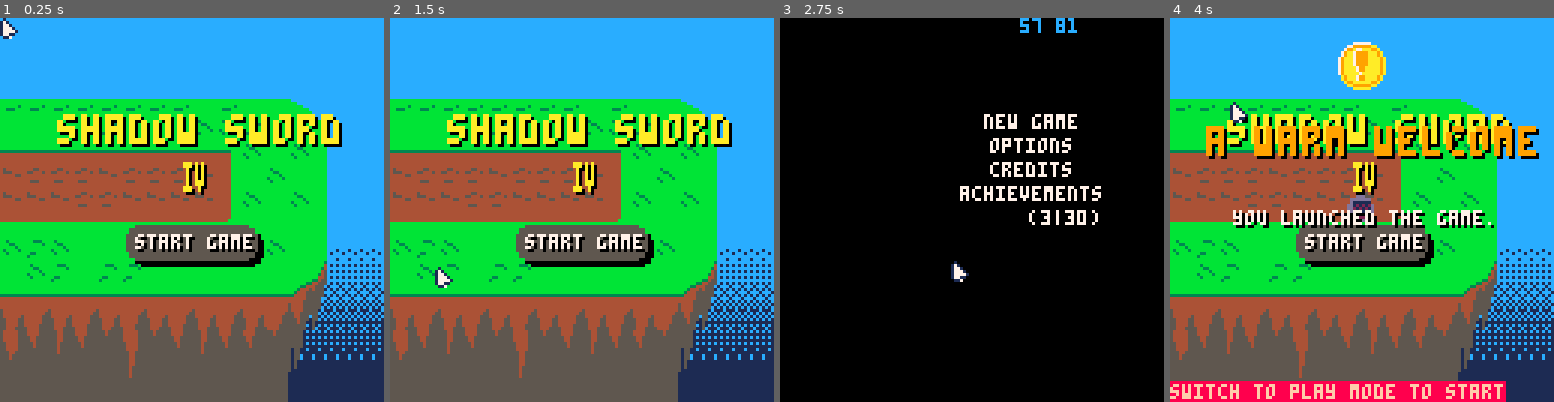
Above: before the commit, frames 1-4 (left to right).
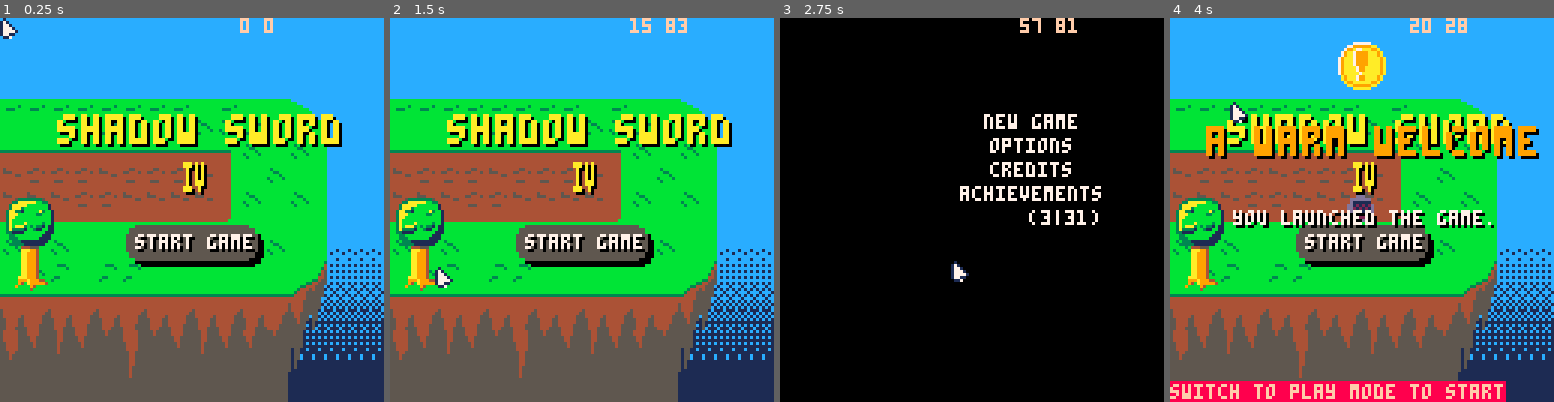
Above: after the commit, the same moments.

Repository: Mastoast/LDJam58
Game: PICO-8 cartridge ldjam58.p8
The game is run twice, just before and just after one commit, with the same random seed, the same clock (stepped at 60 frames per second) and the same inputs.
Inputs (mouse positions are in pixels of both pictures, inside the frame that each line leads up to):
- Up to frame 1 (0.25 s): no input
- Up to frame 2 (1.5 s): tap X (X key) at 0.33, 1.07 s; click (670, 121) at 0.67 s; tap O (Z key) at 0.7 s; click (436, 267) at 1.22 s
- Up to frame 3 (2.75 s): hold Right 1.6-2.1 s; tap O (Z key) at 1.7, 2.1, 2.5 s; click (887, 114) at 1.77 s; tap X (X key) at 1.85 s; hold Up 2.15-2.42 s; click (952, 259) at 2.32 s; hold Right from 2.47 s (still down)
- Up to frame 4 (4 s): click (1404, 106) at 2.87 s; tap O (Z key) at 2.9, 3.3, 3.7 s; tap X (X key) at 2.97 s; release Right at 3.03 s; hold Left 3.08-3.58 s; click (1465, 256) at 3.42 s; hold Down 3.63-3.97 s; click (1231, 102) at 3.97 s

The runs differ from the first frame. In frame 1, 1.8% of the frame differs, in the area x 1-72%, y 0-72%; in frame 2, 1.9%; in frame 3, 0.3%; in frame 4, 2.0%, in the area x 1-78%, y 0-72%.

Commit message:
Add tree achievement

Diff:
--- a/achievements.lua
+++ b/achievements.lua
@@ -28,6 +28,7 @@
     {code = "do_you_remember", name ="\^t\^wdo you remember?", description = "you've got to master them all to become the avatar.", tip = "water isn't so bad."},
     {code = "terminator_two", name ="\^t\^wthe judgement day", description = "hasta la vista baby", tip = "he said he would be back."},
     {code = "die_hard", name ="\^t\^who ho ho, now I have a machine gun", description = "no it really is a christmas movie!", tip = "it's a christmas movie !"},
+    {code = "tree", name ="\^t\^warbre", description = "arbre desc", tip = "cut the tree"},
 
     {code = "konami", name ="\^t\^wkonami code", description = "such an og!", tip = ""},
     --{code = "", name ="", description = "", tip = ""},
@@ -35,6 +36,7 @@
 
 function unlock_badge(code)
     local badge = all_achievements_index[code]
+    if badge == nil then printh("NO BADGE: "..code) return end
     if badge.unlocked == true then return end
     badge.unlocked = true
     local index = find_item_table_index(badge, all_achievements)
--- a/main.lua
+++ b/main.lua
@@ -160,7 +160,7 @@
     if gstate == 2 then draw_popup() end
     mouse:draw()
     printable = stat(32).." "..stat(33)
-    print(printable, cam.x + 80, cam.y, -4)
+    print(printable, cam.x + 80, cam.y, 15)
 end
 
 -- UTILS
--- a/menu.lua
+++ b/menu.lua
@@ -33,6 +33,24 @@
     startbtn.is_centered = true
     startbtn:init()
     startbtn.on_click = move_to_main_menu
+    local tree = create(object, x + 2, y + 60, 16, 32)
+    tree.spr = 1
+    tree.life = 3
+    tree.on_click = function(self)
+        if mode == "lumberjack" then
+            if self.life > 1 then
+                psfx("ko1")
+                self.life -= 1
+            else
+                psfx("kokoko")
+                spawn_particles(5, 3, cam.x + stat(32), cam.y + stat(33), 6)
+                del(objects, self)
+                unlock_badge("tree")
+            end
+            spawn_particles(5, 3, cam.x + stat(32), cam.y + stat(33), 4)
+            shake = 3
+        end
+    end
 end
 
 function init_main_menu()
--- a/object.lua
+++ b/object.lua
@@ -19,7 +19,7 @@
 function object.init(self) end
 function object.update(self) end
 function object.draw(self)
-    spr(self.spr, self.x, self.y, 1, 1, self.flip_x, self.flip_y)
+    spr(self.spr, self.x, self.y, self.hit_w/8, self.hit_h/8, self.flip_x, self.flip_y)
 end
 function object.on_click(self) end
 function object.on_right_click(self) end
--- a/sounds.lua
+++ b/sounds.lua
@@ -7,6 +7,7 @@
     ko1 = {n = 8, offset = 16, length = 1},
     ko2 = {n = 8, offset = 17, length = 1},
     ko3 = {n = 8, offset = 18, length = 1},
+    kokoko = {n = 8, offset = 16, length = 3},
     notif1 = {n = 9, offset = 0, length = 2},
     notif2 = {n = 9, offset = 2, length = 2},
     error1 = {n = 9, offset = 8, length = 1},
